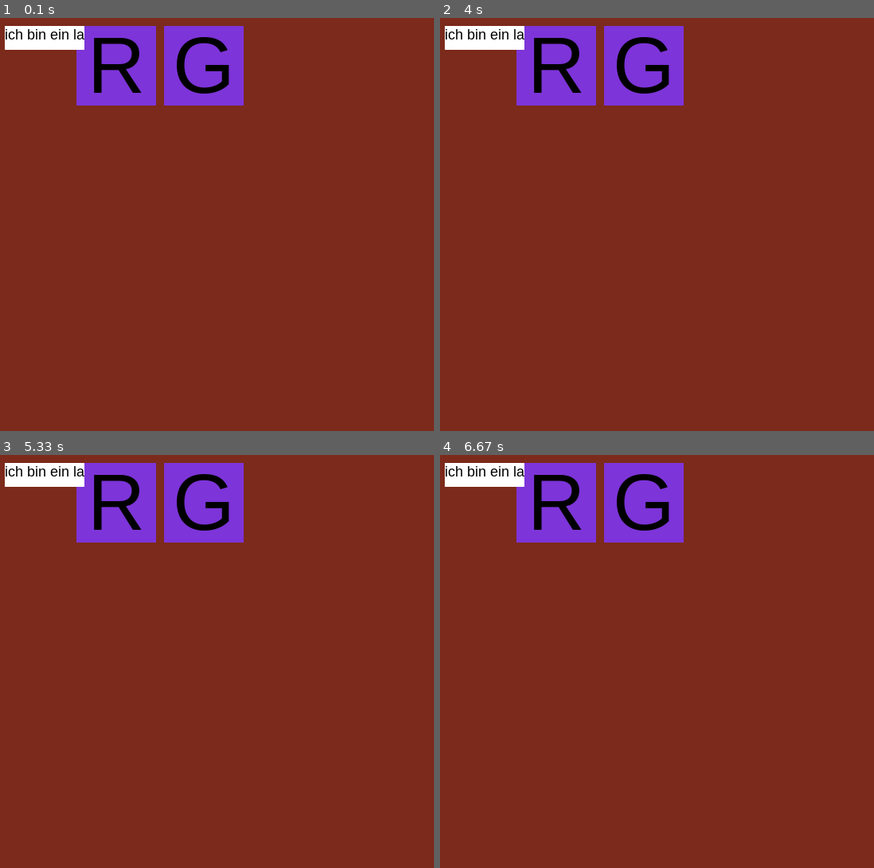
Above: before the commit, frames 1-4 (two rows, left to right).
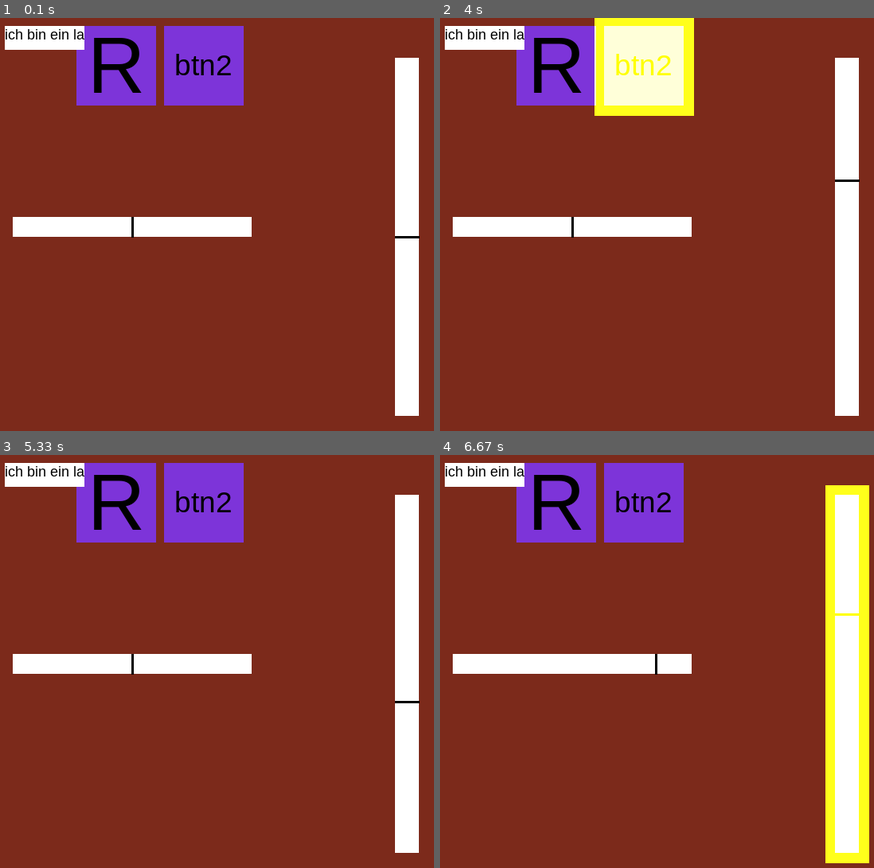
Above: after the commit, the same moments.

Repository: tea-enjoyer11/PlatformerGame0
Game: pygame game, started from uitest.py
The game is run twice, just before and just after one commit, with the same random seed, the same clock (stepped at 60 frames per second) and the same inputs.
Inputs (mouse positions are in pixels of both pictures, inside the frame that each line leads up to):
- Up to frame 1 (0.1 s): no input
- Up to frame 2 (4 s): press the mouse at (557, 67) at 0.37 s; move the mouse to (557, 216) at 0.47 s; release the mouse at (557, 369) at 0.6 s; press the mouse at (847, 236) at 0.7 s; move the mouse to (696, 191) at 0.8 s; release the mouse at (539, 141) at 0.93 s; click (557, 67) at 1.05 s; press the mouse at (483, 38) at 1.37 s; move the mouse to (548, 224) at 1.47 s; release the mouse at (617, 410) at 1.6 s; press the mouse at (570, 224) at 1.7 s; move the mouse to (574, 278) at 1.8 s; release the mouse at (578, 331) at 1.93 s; press the mouse at (847, 236) at 2.03 s; move the mouse to (outside the picture) at 2.13 s; release the mouse at (outside the picture) at 2.27 s; press the mouse at (847, 236) at 2.37 s; move the mouse to (826, 307) at 2.47 s; release the mouse at (808, 377) at 2.6 s; press the mouse at (847, 236) at 2.7 s; move the mouse to (outside the picture) at 2.8 s; release the mouse at (outside the picture) at 2.93 s; press the mouse at (570, 224) at 3.03 s; move the mouse to (687, 228) at 3.13 s; release the mouse at (804, 228) at 3.27 s; press the mouse at (570, 224) at 3.37 s; move the mouse to (613, 183) at 3.47 s; release the mouse at (657, 137) at 3.6 s; click (613, 79) at 3.72 s
- Up to frame 3 (5.33 s): press the mouse at (43, 475) at 4.03 s; move the mouse to (203, 508) at 4.13 s; release the mouse at (360, 537) at 4.27 s; press the mouse at (407, 673) at 4.37 s; move the mouse to (260, 748) at 4.47 s; release the mouse at (112, 822) at 4.6 s; press the mouse at (407, 673) at 4.7 s; move the mouse to (416, 661) at 4.8 s; release the mouse at (425, 653) at 4.93 s; press the mouse at (407, 673) at 5.03 s; move the mouse to (247, 702) at 5.13 s; release the mouse at (86, 731) at 5.27 s
- Up to frame 4 (6.67 s): press the mouse at (847, 673) at 5.37 s; move the mouse to (839, 628) at 5.47 s; release the mouse at (834, 583) at 5.6 s; press the mouse at (570, 661) at 5.7 s; move the mouse to (743, 739) at 5.8 s; release the mouse at (outside the picture) at 5.93 s; press the mouse at (643, 504) at 6.03 s; move the mouse to (657, 657) at 6.13 s; release the mouse at (665, 814) at 6.27 s; click (839, 616) at 6.38 s

The runs differ from the first frame. In frame 1, 8.2% of the frame differs, in the area x 2-97%, y 4-97%; in frame 2, 13%, in the area x 2-97%, y 0-97%; in frame 3, 8.2%; in frame 4, 13%.

Commit message:
ui slider, ui events

Diff:
--- /dev/null
+++ b/Scripts/Ui/easings.py
@@ -0,0 +1,336 @@
+"""
+from https://easings.net
+"""
+
+from math import cos, sin, pi, pow, sqrt
+
+
+def ease_in_sine(x: float) -> float:
+    """
+    return 1 - Math.cos((x * Math.PI) / 2);
+    """
+    return 1 - cos((x * pi) / 2)
+
+
+def ease_out_sine(x: float) -> float:
+    """
+    return Math.sin((x * Math.PI) / 2);
+    """
+    return sin((x*pi)/2)
+
+
+def ease_in_out_sine(x: float) -> float:
+    """
+    return -(Math.cos(Math.PI * x) - 1) / 2;
+    """
+    return -(cos(pi * x) - 1) / 2
+
+
+def ease_in_quad(x: float) -> float:
+    """
+    return x * x;
+    """
+    return x * x
+
+
+def ease_out_quad(x: float) -> float:
+    """
+    return 1 - (1 - x) * (1 - x);
+    """
+    return 1 - (1 - x) * (1 - x)
+
+
+def ease_in_out_quad(x: float) -> float:
+    """
+    return x < 0.5 ? 2 * x * x : 1 - Math.pow(-2 * x + 2, 2) / 2;
+    """
+    if x < 0.5:
+        return 2 * x * x
+    else:
+        return 1 - pow(-2 * x + 2, 2) / 2
+
+
+def ease_in_cubic(x: float) -> float:
+    """
+    return x * x * x;
+    """
+    return x * x * x
+
+
+def ease_out_cubic(x: float) -> float:
+    """
+    return 1 - Math.pow(1 - x, 3);
+    """
+    return 1 - pow(1 - x, 3)
+
+
+def ease_in_out_cubic(x: float) -> float:
+    """
+    return x < 0.5 ? 4 * x * x * x : 1 - Math.pow(-2 * x + 2, 3) / 2;
+    """
+    if x < 0.5:
+        return 4 * x * x * x
+    else:
+        return 1 - pow(-2 * x + 2, 3) / 2
+
+
+def ease_in_quart(x: float) -> float:
+    """
+    return x * x * x * x;
+    """
+    return x * x * x * x
+
+
+def ease_out_quart(x: float) -> float:
+    """
+    return 1 - Math.pow(1 - x, 4);
+    """
+    return 1 - pow(1 - x, 4)
+
+
+def ease_in_out_quart(x: float) -> float:
+    """
+    return x < 0.5 ? 8 * x * x * x * x : 1 - Math.pow(-2 * x + 2, 4) / 2;
+    """
+    if x < 0.5:
+        return 8 * x * x * x * x
+    else:
+        return 1 - pow(-2 * x + 2, 4) / 2
+
+
+def ease_in_quint(x: float) -> float:
+    """
+    return x * x * x * x * x;
+    """
+    return x * x * x * x * x
+
+
+def ease_out_quint(x: float) -> float:
+    """
+    return 1 - Math.pow(1 - x, 5);
+    """
+    return 1 - pow(1 - x, 5)
+
+
+def ease_in_out_quint(x: float) -> float:
+    """
+    return x < 0.5 ? 16 * x * x * x * x * x : 1 - Math.pow(-2 * x + 2, 5) / 2;
+    """
+    if x < 0.5:
+        return 16 * x * x * x * x * x
+    else:
+        1 - pow(-2 * x + 2, 5) / 2
+
+
+def ease_in_expo(x: float) -> float:
+    """
+    return x === 0 ? 0 : Math.pow(2, 10 * x - 10);
+    """
+    if x == 0:
+        return 0
+    else:
+        return pow(2, 10 * x - 10)
+
+
+def ease_out_expo(x: float) -> float:
+    """
+    return x === 1 ? 1 : 1 - Math.pow(2, -10 * x);
+    """
+    if x == 1:
+        return 1
+    else:
+        return 1 - pow(2, -10 * x)
+
+
+def ease_in_out_expo(x: float) -> float:
+    """
+    return x === 0
+      ? 0
+      : x === 1
+      ? 1
+      : x < 0.5 ? Math.pow(2, 20 * x - 10) / 2
+      : (2 - Math.pow(2, -20 * x + 10)) / 2;
+    """
+    if x == 0:
+        return 0
+    elif x == 1:
+        return 1
+    elif x < 0.5:
+        return pow(2, 20 * x - 10) / 2
+    else:
+        return (2 - pow(2, -20 * x + 10)) / 2
+
+
+def ease_in_circ(x: float) -> float:
+    """
+    return 1 - Math.sqrt(1 - Math.pow(x, 2));
+    """
+    return 1 - sqrt(1 - pow(x, 2))
+
+
+def ease_out_circ(x: float) -> float:
+    """
+    return Math.sqrt(1 - Math.pow(x - 1, 2));
+    """
+    return sqrt(1 - pow(x - 1, 2))
+
+
+def ease_in_out_circ(x: float) -> float:
+    """
+    return x < 0.5
+      ? (1 - Math.sqrt(1 - Math.pow(2 * x, 2))) / 2
+      : (Math.sqrt(1 - Math.pow(-2 * x + 2, 2)) + 1) / 2;
+    """
+    if x < 0.5:
+        return (1 - sqrt(1-pow(2*x, 2))) / 2
+    else:
+        return (sqrt(1-pow(-2*x+2, 2))+1)/2
+
+
+c1 = 1.70158
+c3 = c1 + 1
+
+
+def ease_in_back(x: float) -> float:
+    """
+    const c1 = 1.70158;
+    const c3 = c1 + 1;
+    return c3 * x * x * x - c1 * x * x;
+    """
+    return c3 * x * x * x - c1 * x * x
+
+
+def ease_out_back(x: float) -> float:
+    """
+    const c1 = 1.70158;
+    const c3 = c1 + 1;
+    return 1 + c3 * Math.pow(x - 1, 3) + c1 * Math.pow(x - 1, 2);
+    """
+    return 1 + c3 * pow(x - 1, 3) + c1 * pow(x - 1, 2)
+
+
+c2 = c1 * 1.525
+
+
+def ease_in_out_back(x: float) -> float:
+    """
+    const c1 = 1.70158;
+    const c2 = c1 * 1.525;
+    return x < 0.5
+      ? (Math.pow(2 * x, 2) * ((c2 + 1) * 2 * x - c2)) / 2
+      : (Math.pow(2 * x - 2, 2) * ((c2 + 1) * (x * 2 - 2) + c2) + 2) / 2;
+    """
+    if x < 0.5:
+        return (pow(2 * x, 2) * ((c2 + 1) * 2 * x - c2)) / 2
+    else:
+        (pow(2 * x - 2, 2) * ((c2 + 1) * (x * 2 - 2) + c2) + 2) / 2
+
+
+c4 = (2 * pi) / 3
+
+
+def ease_in_elastic(x: float) -> float:
+    """
+    const c4 = (2 * Math.PI) / 3;
+    return x === 0
+      ? 0
+      : x === 1
+      ? 1
+      : -Math.pow(2, 10 * x - 10) * Math.sin((x * 10 - 10.75) * c4);
+    """
+    if x == 0:
+        return 0
+    elif x == 1:
+        return 1
+    else:
+        return - pow(2, 10 * x - 10)*sin((x*10-10.75)*c4)
+
+
+def ease_out_elastic(x: float) -> float:
+    """
+    const c4 = (2 * Math.PI) / 3;
+    return x === 0
+      ? 0
+      : x === 1
+      ? 1
+      : Math.pow(2, -10 * x) * Math.sin((x * 10 - 0.75) * c4) + 1;
+    """
+    if x == 0:
+        return 0
+    elif x == 1:
+        return 1
+    else:
+        return pow(2, -10 * x) * sin((x * 10 - 0.75) * c4) + 1
+
+
+c5 = (2 * pi) / 4.5
+
+
+def ease_in_out_elastic(x: float) -> float:
+    """
+    const c5 = (2 * Math.PI) / 4.5;
+    return x === 0
+      ? 0
+      : x === 1
+      ? 1
+      : x < 0.5
+      ? -(Math.pow(2, 20 * x - 10) * Math.sin((20 * x - 11.125) * c5)) / 2
+      : (Math.pow(2, -20 * x + 10) * Math.sin((20 * x - 11.125) * c5)) / 2 + 1;
+    """
+    if x == 0:
+        return 0
+    elif x == 1:
+        return 1
+    elif x < 0.5:
+        return -(pow(2, 20 * x - 10) * sin((20 * x - 11.125) * c5)) / 2
+    else:
+        (pow(2, -20 * x + 10) * sin((20 * x - 11.125) * c5)) / 2 + 1
+
+
+def ease_in_bounce(x: float) -> float:
+    # return 1 - easeOutBounce(1 - x);
+    return 1 - ease_out_bounce(1 - x)
+
+
+n1 = 7.5625
+d1 = 2.75
+
+
+def ease_out_bounce(x: float) -> float:
+    """
+    const n1 = 7.5625;
+    const d1 = 2.75;
+
+    if (x < 1 / d1) {
+        return n1 * x * x;
+    } else if (x < 2 / d1) {
+        return n1 * (x -= 1.5 / d1) * x + 0.75;
+    } else if (x < 2.5 / d1) {
+        return n1 * (x -= 2.25 / d1) * x + 0.9375;
+    } else {
+        return n1 * (x -= 2.625 / d1) * x + 0.984375;
+    }
+    """
+    if x < 1 / d1:
+        return n1 * x * x
+    elif x < 2 / d1:
+        x -= 1.5
+        return n1 * (x / d1) * x + 0.75
+    elif x < 2.5 / d1:
+        x -= 2.25
+        return n1 * (x / d1) * x + 0.9375
+    else:
+        x -= 2.625
+        return n1 * (x / d1) * x + 0.984375
+
+
+def ease_in_out_bounce(x: float) -> float:
+    """
+    return x < 0.5
+      ? (1 - easeOutBounce(1 - 2 * x)) / 2
+      : (1 + easeOutBounce(2 * x - 1)) / 2;
+    """
+    if x < 0.5:
+        return (1 - ease_out_bounce(1 - 2 * x)) / 2
+    else:
+        return (1 + ease_out_bounce(2 * x - 1)) / 2
--- a/Scripts/Ui/widgets.py
+++ b/Scripts/Ui/widgets.py
@@ -13,6 +13,18 @@
 UI_HOVER_ENTER = pygame.USEREVENT + 2
 UI_HOVER = pygame.USEREVENT + 3
 UI_HOVER_EXIT = pygame.USEREVENT + 4
+UI_SLIDER_HORIZONTAL_MOVED = pygame.USEREVENT + 5
+UI_SLIDER_VERTICAL_MOVED = pygame.USEREVENT + 6
+
+
+def get_event_name(e) -> str:
+    d = {
+        UI_CLICK: "UI_CLICK", UI_RELEASE: "UI_RELEASE",
+        UI_HOVER_ENTER: "UI_HOVER_ENTER", UI_HOVER: "UI_HOVER",
+        UI_HOVER_EXIT: "UI_HOVER_EXIT", UI_SLIDER_HORIZONTAL_MOVED: "UI_SLIDER_HORIZONTAL_MOVED",
+        UI_SLIDER_VERTICAL_MOVED: "UI_SLIDER_VERTICAL_MOVED"
+    }
+    return d[e]
 
 
 @lru_cache(maxsize=1)
@@ -20,60 +32,93 @@
     return _Manager()
 
 
+def post_event(type: int, **kwargs) -> None:
+    ev = pygame.event.Event(type, name=get_event_name(type), **kwargs)
+    pygame.event.post(ev)
+
+
 class _Manager:
     def __init__(self) -> None:
-        self.widgets: Dict[str, List[Widget]] = {
-            "buttons": [],
-            "labels": []
-        }
+        self.widgets: List[Widget] = []
+
+        self.last_topmost_widget: Widget = None
+        self.topmost_widget: Widget = None
 
     def add(self, widget: "Widget") -> None:
-        if isinstance(widget, Button):
-            self.widgets["buttons"].append(widget)
-        if isinstance(widget, Label):
-            self.widgets["labels"].append(widget)
-
-    def render_ui(self, surf):
-        [w.render(surf) for w in self.widgets["buttons"]]
-        [w.render(surf) for w in self.widgets["labels"]]
+        self.widgets.append(widget)
+        self.widgets.sort(key=lambda w: w.z_index, reverse=True)
+
+    def render_ui(self, surf: Surface) -> None:
+        for widget in sorted(self.widgets, key=lambda w: w.z_index, reverse=False):
+            widget.render(surf)
+
+    def render_debug(self, surf: Surface) -> None:
+        if self.last_topmost_widget:
+            r = self.last_topmost_widget.rect.copy()
+            r.inflate_ip(25, 25)
+            s = pygame.Surface(r.size)
+            s.fill((255, 0, 0))
+            s.set_alpha(100)
+            surf.blit(s, r, special_flags=pygame.BLEND_ADD)
+
+        if self.topmost_widget:
+            r = self.topmost_widget.rect.copy()
+            r.inflate_ip(25, 25)
+            s = pygame.Surface(r.size)
+            s.fill((0, 255, 0))
+            s.set_alpha(100)
+            surf.blit(s, r, special_flags=pygame.BLEND_ADD)
 
     def update(self, dt: float):
         mPos = pygame.mouse.get_pos()
+        mpress = pygame.mouse.get_pressed()
         mjpress = pygame.mouse.get_just_pressed()
         mjrelease = pygame.mouse.get_just_released()
 
-        for w in self.widgets["buttons"]:
-            w_hover = w.rect.collidepoint(mPos)
-
-            # ! Achtung: was, wenn zwei Widgets übereinander liegen???
-            if w_hover:
-                if w._hover_state == 0:
-                    w._hover_state = 1
-                if w._hover_state == 1:
-                    w._hover_state = 2
+        self.last_topmost_widget = self.topmost_widget
+
+        none_hoverd = True
+        for widget in self.widgets:
+            if widget.rect.collidepoint(mPos):
+                self.topmost_widget = widget
+                none_hoverd = False
+                break
+        if none_hoverd:
+            self.topmost_widget = None
+
+        for widget in self.widgets:
+            # region Hoverlogic (vllt nicht allzu schön geschrieben)
+            if widget == self.topmost_widget:
+                if widget._hover_state == 0:
+                    widget._hover_state = 1
+                elif widget._hover_state == 1:
+                    widget._hover_state = 2
             else:
-                if w._hover_state == 2:
-                    w._hover_state = 3
-                if w._hover_state == 3:
-                    w._hover_state = 0
-
-            if w._hover_state == 1:
-                ev = pygame.event.Event(UI_HOVER_ENTER, attr1="click", ui_element=w)
-                pygame.event.post(ev)
-            if w._hover_state == 2:
-                ev = pygame.event.Event(UI_HOVER, attr1="click", ui_element=w)
-                pygame.event.post(ev)
-            if w._hover_state == 3:
-                ev = pygame.event.Event(UI_HOVER_EXIT, attr1="click", ui_element=w)
-                pygame.event.post(ev)
-
-            if w_hover:
-                if mjpress[0]:
-                    ev = pygame.event.Event(UI_CLICK, attr1="click", ui_element=w)
-                    pygame.event.post(ev)
-                if mjrelease[0]:
-                    ev = pygame.event.Event(UI_RELEASE, attr1="release", ui_element=w)
-                    pygame.event.post(ev)
+                if widget._hover_state == 2:
+                    widget._hover_state = 3
+                elif widget._hover_state == 3:
+                    widget._hover_state = 0
+
+            if widget._hover_state == 1:
+                post_event(UI_HOVER_ENTER, ui_element=widget)
+            elif widget._hover_state == 2:
+                post_event(UI_HOVER, ui_element=widget)
+            elif widget._hover_state == 3:
+                post_event(UI_HOVER_EXIT, ui_element=widget)
+            # endregion
+
+        if isinstance(self.topmost_widget, Button):
+            if mjpress[0]:
+                post_event(UI_CLICK, ui_element=widget)
+            if mjrelease[0]:
+                post_event(UI_RELEASE, ui_element=widget)
+
+        if isinstance(self.topmost_widget, SliderHorizontal):
+            if mpress[0]:
+                self.topmost_widget.update(*mPos)
+        if isinstance(self.last_topmost_widget, SliderVertical):
+            if mpress[0]:
+                self.last_topmost_widget.update(*mPos)
 
     def process_event(self, event: pygame.event.Event) -> None: ...
 
@@ -94,9 +139,9 @@
 
 
 class Widget:
-    def __init__(self, rect, image: pygame.Surface = None) -> None:
-        get_ui_manager().add(self)
-
+    def __init__(self, rect, image: pygame.Surface = None, z_index: int = 0) -> None:
+
+        self.z_index = z_index
         self.rect = rect
         self._image = image
         self._blendmode = pygame.BLENDMODE_NONE
@@ -104,6 +149,8 @@
         self._blit_data = [self._image, self.rect, None, self._blendmode]  # 1. None = pygame.Surface
 
         self._hover_state = 0  # 0: nix, 1: enter, 2: hover, 3: exit
+
+        get_ui_manager().add(self)
 
     # region Widget properties
     @property
@@ -121,8 +168,8 @@
 
 
 class Button(Widget):
-    def __init__(self, r, image: Surface = None) -> None:
-        super().__init__(r, image)
+    def __init__(self, r, image: Surface = None, z_index: int = 0) -> None:
+        super().__init__(r, image, z_index)
 
     def render(self, surface: Surface) -> None:
         # super().render(surface)
@@ -133,8 +180,8 @@
 
 
 class Label(Widget):
-    def __init__(self, r, font: pygame.Font = None, text: str = None) -> None:
-        super().__init__(r)
+    def __init__(self, r, font: pygame.Font = None, text: str = None, z_index: int = 0) -> None:
+        super().__init__(r, None, z_index)
 
         if font:
             self._font = font
@@ -167,6 +214,64 @@
         surf.blit(txt_surf, self.rect.topleft)
 
 
+class SliderHorizontal(Widget):
+    def __init__(self, rect, min: float, max: float, image: Surface = None, percentage: float = .5) -> None:
+        super().__init__(rect, image)
+
+        self._min = min
+        self._max = max
+        self._percent = percentage
+
+    def val(self) -> float:
+        return self._min + (self._max - self._min) * self._percent
+
+    def update(self, mx: int, my: int) -> None:
+        self.calc_new_percent(mx)
+
+    def calc_new_percent(self, mx: int) -> None:
+        rel_x = max(min(mx - self.rect.x, self.rect.w), 0)
+        self._percent = rel_x / self.rect.w
+        post_event(UI_SLIDER_HORIZONTAL_MOVED, ui_element=self, value=self.val())
+
+    def render(self, surface: Surface) -> None:
+        super().render(surface)
+
+        # select slider
+        x = self.rect.x + self.rect.w * self._percent
+        start = (x, self.rect.y)
+        end = (x, self.rect.y + self.rect.h)
+        pygame.draw.line(surface, (0, 0, 0), start, end, width=3)
+
+
+class SliderVertical(Widget):
+    def __init__(self, rect, min: float, max: float, image: Surface = None, percentage: float = .5) -> None:
+        super().__init__(rect, image)
+
+        self._min = min
+        self._max = max
+        self._percent = percentage
+
+    def val(self) -> float:
+        return self._min + (self._max - self._min) * self._percent
+
+    def update(self, mx: int, my: int) -> None:
+        self.calc_new_percent(my)
+
+    def calc_new_percent(self, my: int) -> None:
+        rel_y = max(min(my - self.rect.y, self.rect.h), 0)
+        self._percent = rel_y / self.rect.h
+        post_event(UI_SLIDER_VERTICAL_MOVED, ui_element=self, value=self.val())
+
+    def render(self, surface: Surface) -> None:
+        super().render(surface)
+
+        # select slider
+        y = self.rect.y + self.rect.h * self._percent
+        start = (self.rect.x, y)
+        end = (self.rect.x + self.rect.w, y)
+        pygame.draw.line(surface, (0, 0, 0), start, end, width=3)
+
+
 def make_icon_from_letter(letter: str, size: Tuple, color: Color, bg_color: Color) -> Surface:
     surf = Surface(size)
     surf.fill(bg_color)
@@ -181,3 +286,20 @@
     center_offset = (size[0]/2 - l.get_width()/2, size[1]/2 - l.get_height()/2)
     surf.blit(l, center_offset)
     return surf
+
+
+def make_icon_from_text(text: str, size: Tuple, color: Color, bg_color: Color) -> Surface:
+    surf = Surface(size)
+    surf.fill(bg_color)
+
+    if len(text) > 1:
+        s = max(0, min(size[1], size[0])) / len(text) * 1.5
+    else:
+        s = max(0, min(size[1], size[0]))
+    font = pygame.font.SysFont("arial", int(s))
+
+    l = font.render(text, True, color)
+
+    center_offset = (size[0]/2 - l.get_width()/2, size[1]/2 - l.get_height()/2)
+    surf.blit(l, center_offset)
+    return surf
--- a/uitest.py
+++ b/uitest.py
@@ -19,10 +19,13 @@
 
 icon = make_icon_from_letter("R", (100, 100), (0, 0, 0), (125, 52, 217))
 btn1 = Button(Rect(100, 10, 100, 100), image=icon)
-btn2 = Button(Rect(210, 10, 100, 100), image=make_icon_from_letter("G", (100, 100), (0, 0, 0), (125, 52, 217)))
+btn2 = Button(Rect(210, 10, 100, 100), image=make_icon_from_text("btn2", (100, 100), (0, 0, 0), (125, 52, 217)))
 
-lbl = Label(Rect(10, 10, 100, 30), text="ich bin ein label")
+lbl = Label(Rect(10, 10, 100, 30), text="ich bin ein label", z_index=1)
 lbl.clip_text = True
+
+slider1 = SliderHorizontal(Rect(20, 250, 300, 25), 0, 100)
+slider2 = SliderVertical(Rect(500, 50, 30, 450), 0, 200)
 
 
 while is_running:
@@ -30,7 +33,7 @@
 
     dt = clock.tick(30) * .001
     for event in pygame.event.get():
-        if event.type == pygame.QUIT:
+        if event.type == pygame.QUIT or (event.type == pygame.KEYDOWN and event.key == pygame.K_ESCAPE):
             is_running = False
 
         if event.type == UI_CLICK:
@@ -38,39 +41,21 @@
                 print("btn1 clicked")
             if event.ui_element == btn2:
                 print("btn2 clicked")
-            # print("click  ", event)
 
         if event.type == UI_RELEASE:
             if event.ui_element == btn1:
                 print("btn1 released")
             if event.ui_element == btn2:
                 print("btn2 released")
-            # print("release", event)
 
-        # if event.type == pygame_gui.UI_BUTTON_PRESSED:
-        #     if event.ui_element == hello_button:
-        #         print('Hello World!')
+        if event.type in {UI_CLICK, UI_RELEASE, UI_HOVER_ENTER, UI_HOVER, UI_HOVER_EXIT, UI_SLIDER_HORIZONTAL_MOVED, UI_SLIDER_VERTICAL_MOVED}:
+            print(event)
 
-        # if event.type == pygame_gui.UI_HORIZONTAL_SLIDER_MOVED:
-        #     if event.ui_element == slider:
-        #         print('current slider value:', event.value)
-        #         textbox.set_text(str(event.value))
-
-        # if event.type == pygame_gui.UI_TEXT_ENTRY_CHANGED:
-        #     if event.ui_element == textbox:
-        #         print("Changed text:", event.text)
-        #         val = slider.get_current_value()
-        #         try:
-        #             val = max(100, min(int(event.text), 1000))
-        #         except ValueError:
-        #             print(f"Converting error: {event.text=}")
-        #         slider.set_current_value(val)
-
-        # manager.process_events(event)
+        manager.process_event(event)
 
     manager.update(dt)
 
-    # manager.draw_ui(screen)
     manager.render_ui(screen)
+    manager.render_debug(screen)
 
     pygame.display.update()
